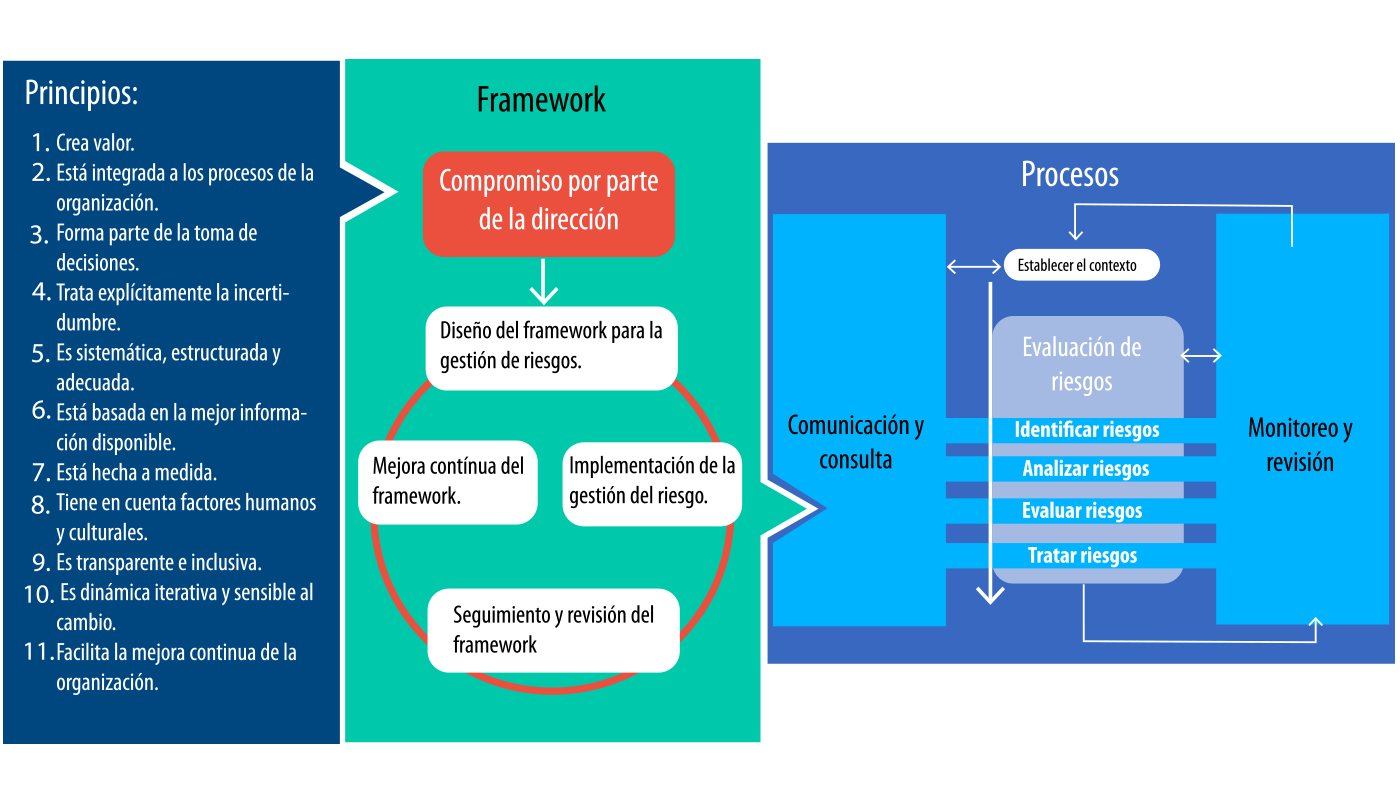
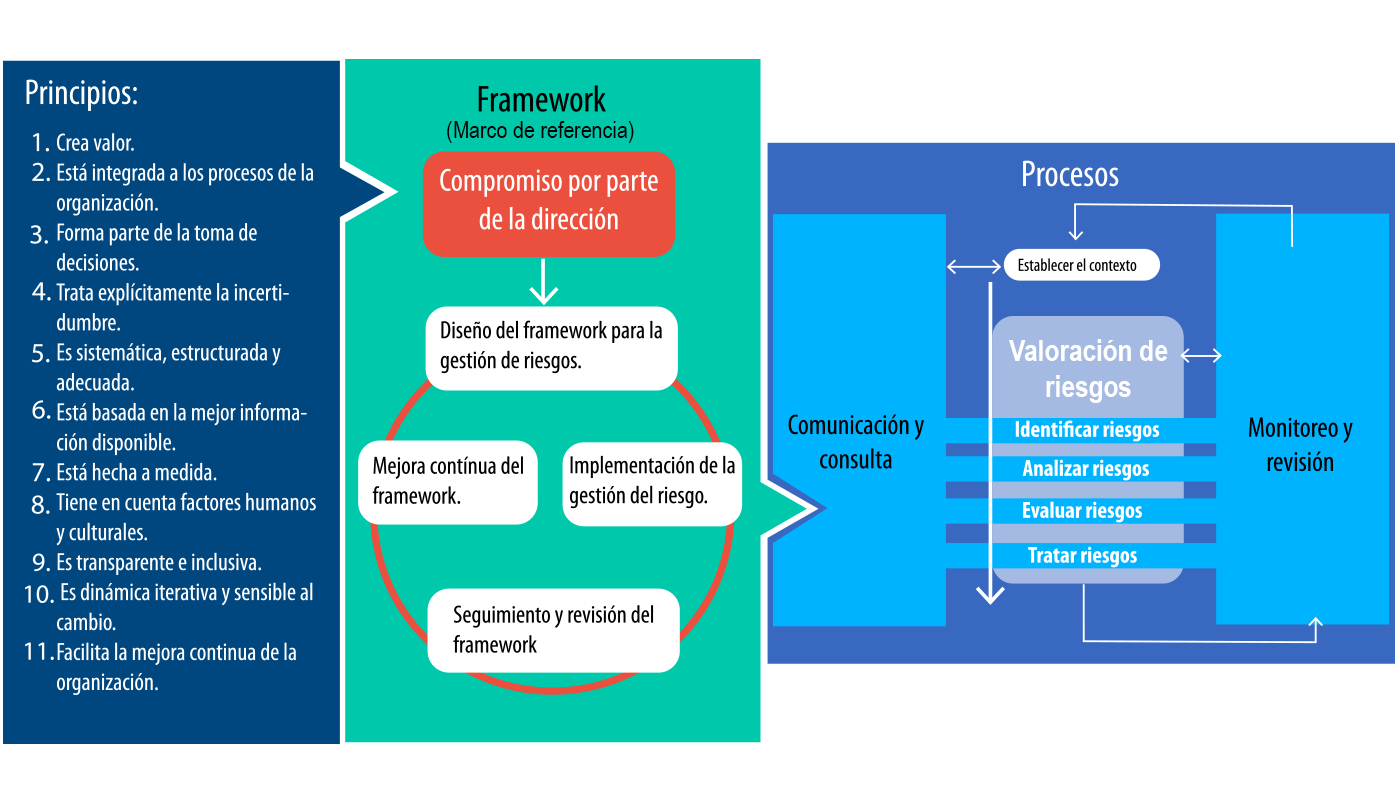
Two versions of the same layered image (1400x800). Layer-by-layer changes:
added layer "(Marco de referencia)" above "Valoración de riesgos" over [447, 121, 634, 143]
added layer "Valoración de riesgos" above "Elipse 1" over [1009, 339, 1168, 403]
added layer "Elipse 1" above "Capa 2" over [1009, 336, 1162, 402]
